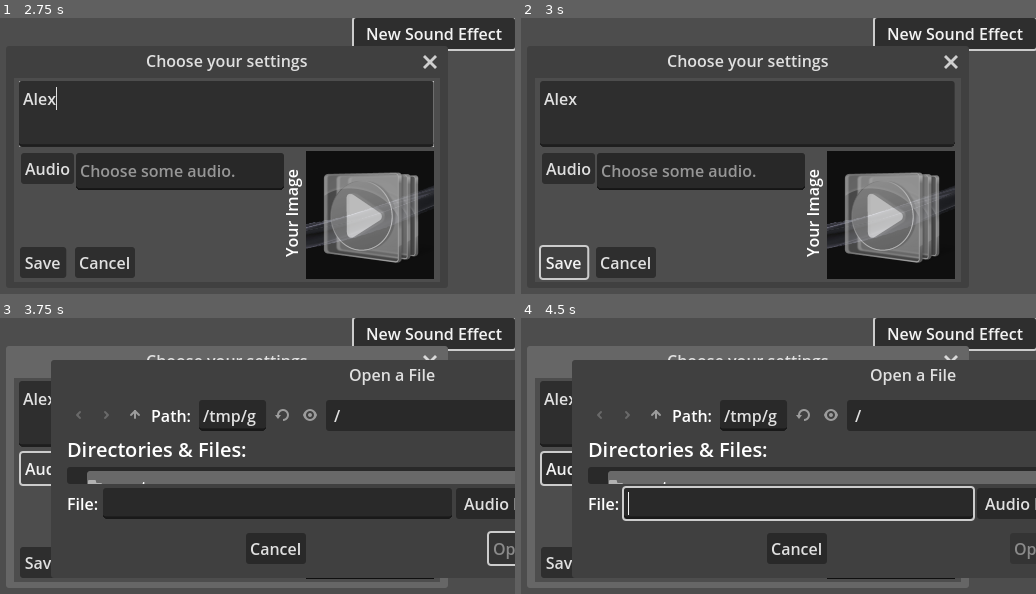
Above: before the commit, frames 1-4 (two rows, left to right).
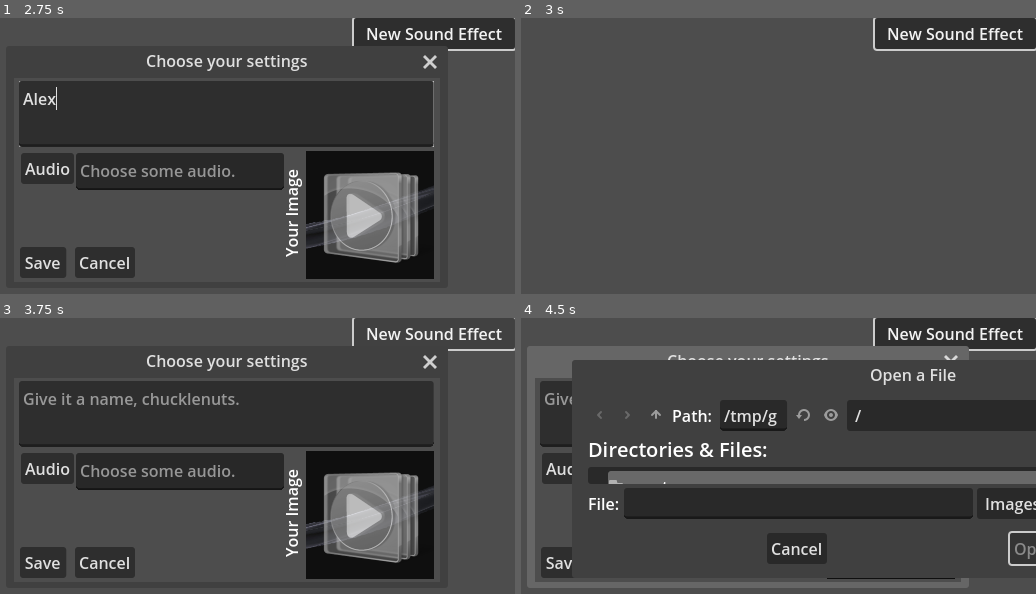
Above: after the commit, the same moments.

Repository: Pacomatic1/Pacos_Simple_GD_Soundboard
Game: Godot game, scene res://assets/scenes/playloadwindow/playaudiowindow.tscn
Same seed, same stepped clock (60 frames per second), same inputs: the game is played once before the commit and once after it.
Inputs (mouse positions are in pixels of both pictures, inside the frame that each line leads up to):
- Up to frame 1 (2.75 s): tap Enter at 0.5 s; click "New Sound Effect" at 1.25 s; click (226, 114) at 2.02 s; type "Alex" at 2.1 s
- Up to frame 2 (3 s): click "Save" at 2.75 s
- Up to frame 3 (3.75 s): click "Audio" (after the commit: "New Sound Effect") at 3.5 s
- Up to frame 4 (4.5 s): click (891, 513) at 4.25 s

Frame 1 is identical in both runs. In frame 2, 39% of the frame differs, in the area x 3-87%, y 10-95%; in frame 3, 35%; in frame 4, 1.8%.
Error before the commit: Invalid type in function 'mod_or_save_sound_effects' in base 'Node (globalthingscode.gd)'. Cannot convert argument 3 from Nil to String. (res://assets/scenes/a…

Commit message:
Started in audio support
Also changed what happens when you don't input anything in the customize dialog

Diff:
--- a/assets/scenes/audiocustomizewindow/audiocustomizewindow.gd
+++ b/assets/scenes/audiocustomizewindow/audiocustomizewindow.gd
@@ -42,6 +42,9 @@
 
 # This happens when you click save.
 func when_settings_saved():
+	# So that it doesn't give 'nil' which causes stinky errors....
+	if image_file_path == null: image_file_path = ''
+	if audio_file_path == null: audio_file_path = ''
 	# Once the thing is done, the window should close.
 	$/root/GlobalModule.sound_has_been_saved.connect(once_settings_have_finished_saving)
 	# Send this over to the global module.
--- a/assets/scenes/globalmodule/globalthingscode.gd
+++ b/assets/scenes/globalmodule/globalthingscode.gd
@@ -19,17 +19,22 @@
 	# This part will start with the title.
 	var titlefile = FileAccess.open("user://profiles/" + CurrentProfile + "/soundeffects/" + UniqueSoundID + "/title.txt", FileAccess.WRITE)
 	titlefile.store_string(SoundTitle)
-
 	# Now for the image.
 	var ImageToStore
-	if ImagePath == null: # If you didn't choose anything, replace it with this, Since you can't load from a resource in export, I have to use this workaround.
+	if ImagePath == '': # If you didn't choose anything, replace it with this. Since you can't load a resource as a standard image in export, I have to use this as a workaround.
 		ImagePath = "res://assets/themes/default/unchosenaudioimage.png"
 		ImageToStore = load(ImagePath).get_image()
 	else: ImageToStore = Image.load_from_file(ImagePath)
 	ImageToStore.save_png("user://profiles/" + CurrentProfile + "/soundeffects/" + UniqueSoundID + "/coverimage.png")
+	# Now for the audio.
+	var AudioToStore
+	if AudioPath == '':
+		AudioPath = "res://assets/themes/default/unchosenaudio.mp3"
+	else: AudioToStore = load(AudioPath).get_audio()
+	print(str(AudioPath))
 	print("Save complete.")
 	emit_signal("sound_has_been_saved")
-	print("You can find the sound at " + "user://profiles/" + CurrentProfile + "/soundeffects/" + UniqueSoundID)
+	print("You can find the sound at " + "user://profiles/" + CurrentProfile + "/soundeffects/" + UniqueSoundID + '/')
 func PlayAudioFile(pathtofile):
 	# Call this function, with whatever path you desire. Then it will do the thing.
 	# By the way, the path can come from anywhere, like the root of the drive. Yay!
